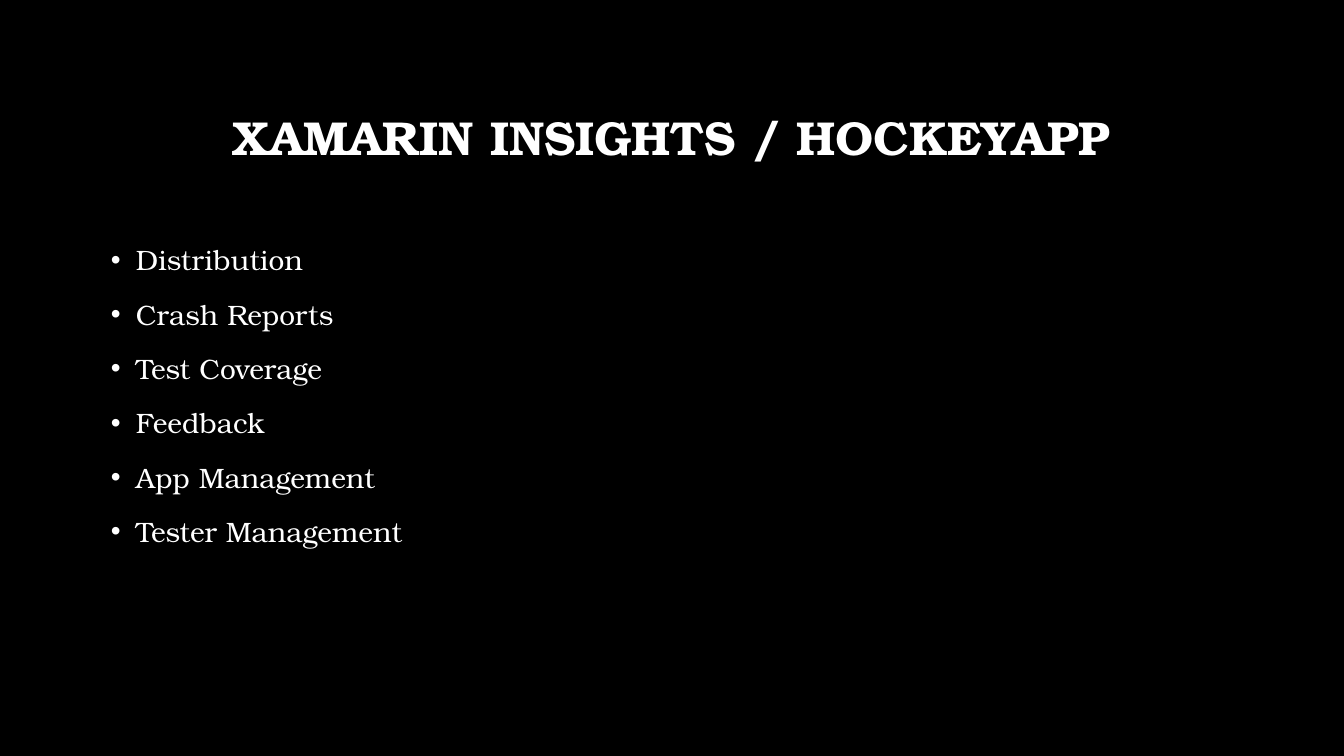
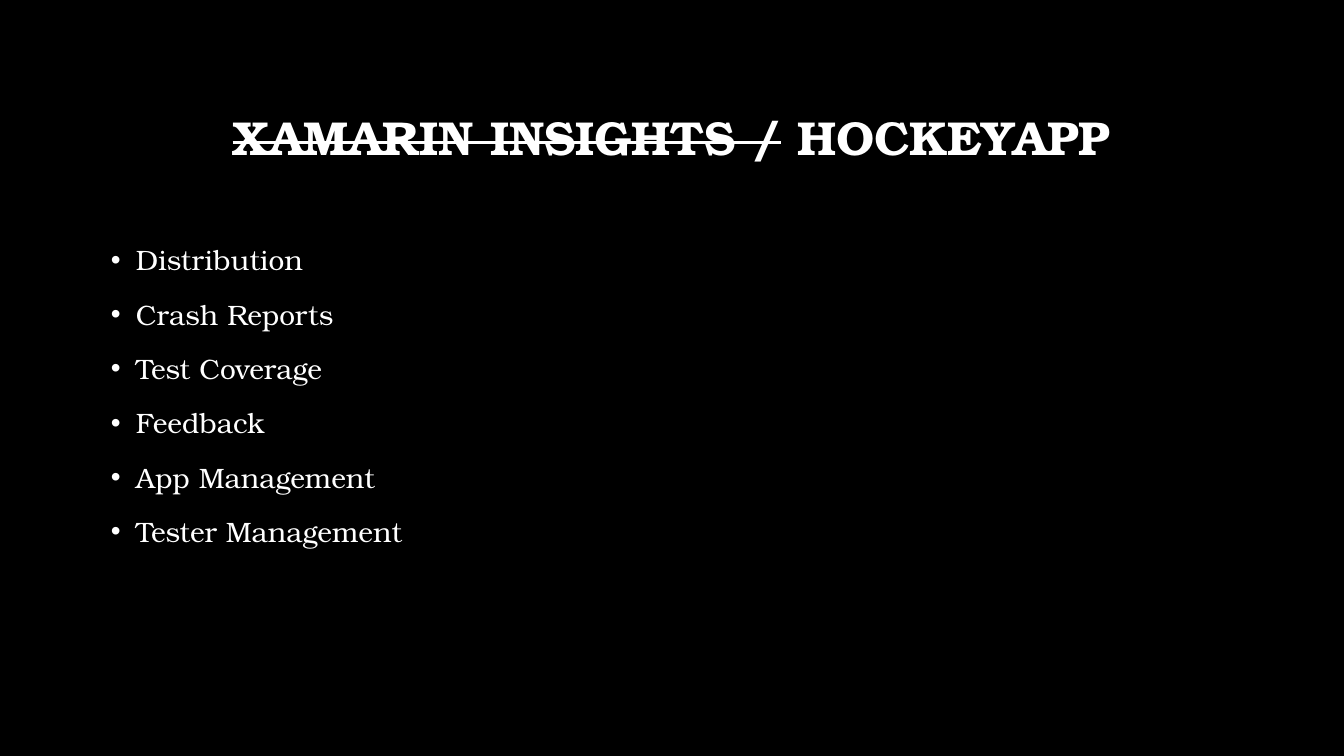
Before and after one commit to dersia/XamarinExamples, a slide deck: slide 14 of slides/Xamarin.pptx (slide 12 before the commit). Drawn at 1344x756 pixels with LibreOffice and Linux fonts; fonts in the diff are those of the drawing; background and template pictures are left out. Boxes give left, top, right and bottom in pixels: in the first picture for what was removed or moved away, otherwise in the second. Text is boxed around its words. In the diff, an @@ line names an element or a change of style, - is before the commit and + after.

```diff
--- a/slides/Xamarin.pptx
+++ b/slides/Xamarin.pptx
@@ title "XAMARIN INSIGHTS / HOCKEYAPP" at [233, 122, 1110, 156]: strikethrough on in "XAMARIN INSIGHTS /" @@
```
Also in this commit, not shown: 5 other slides changed, 3 slides added.
